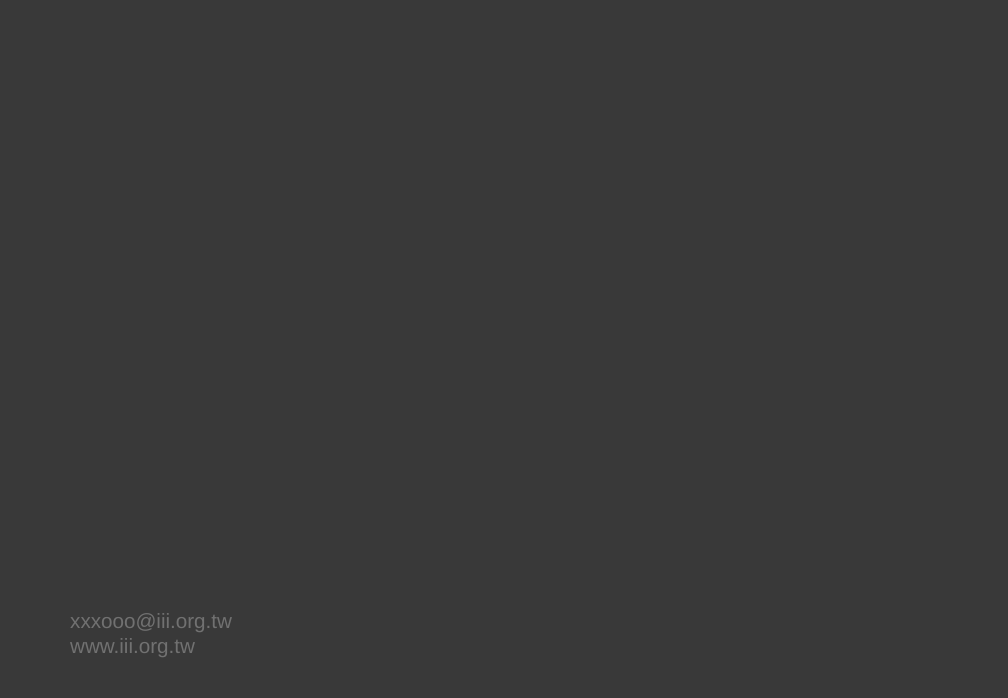
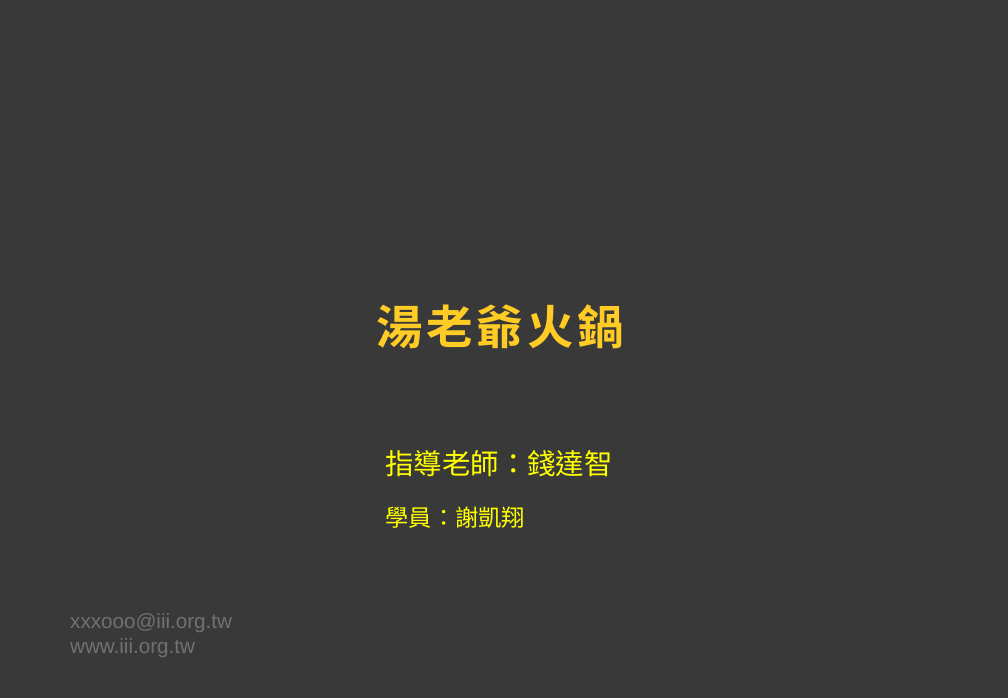
Before and after one commit to shadowkai0121/MrHot, a slide deck: slide 1 of 20_謝凱翔.pptx. Drawn at 1008x698 pixels with LibreOffice and Linux fonts; fonts in the diff are those of the drawing; background and template pictures are left out. Boxes give left, top, right and bottom in pixels: in the first picture for what was removed or moved away, otherwise in the second. Text is boxed around its words. In the diff, an @@ line names an element or a change of style, - is before the commit and + after.

Commit message:
Update 20_謝凱翔.pptx
簡報製作 初版

```diff
--- a/20_謝凱翔.pptx
+++ b/20_謝凱翔.pptx
@@ title added at [376, 304, 624, 349], 36 pt, text #FFCB25, bold @@
+湯老爺火鍋
@@ text added at [386, 450, 613, 477], 22 pt, text #FFFF00 @@
+指導老師：錢達智
@@ text added at [386, 506, 526, 528], 18 pt, text #FFFF00 @@
+學員：謝凱翔
```
Also in this commit, not shown: 3 slides added, 1 slide removed.
